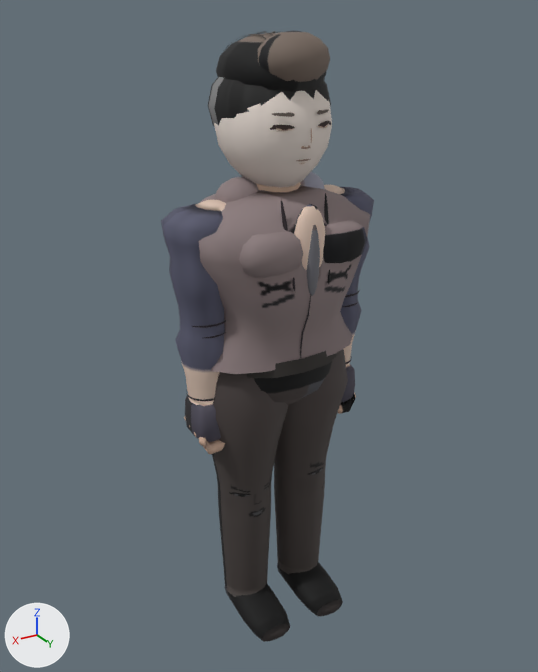
The glTF model assets/models/sainjin_a.glb: old version first, new version second.
Before and after are seen from a 50 mm lens placed at (1.165, 1.917, 1.985), pointed at (0.007, -0.014, 1.02). Every picture has the same lights, and +X, +Y and +Z are marked at lower left. The first picture is the older version. Vertices at exactly the same position are counted once.

Objects in the first picture: 'Body'.
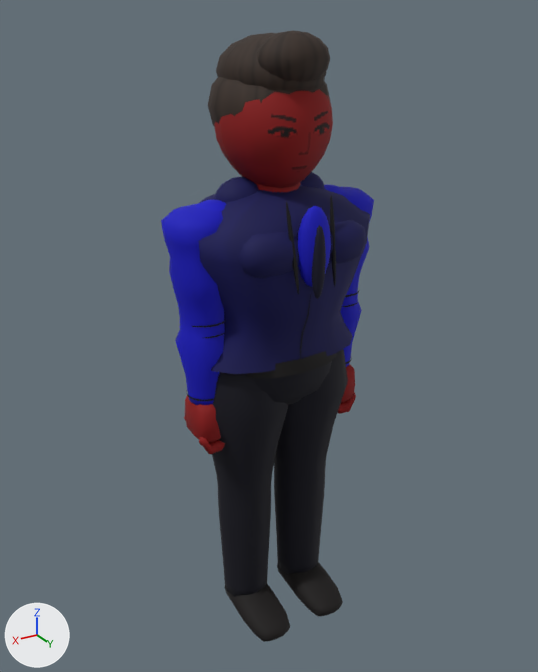
Boxes [x1, y1, x2, y2] around the edits, measured in the pictures (538 x 672 px; the box of a moved part takes in the faces that stretch with it):
```json
{"part": 1, "of": "me_mesh_0", "change": "moved or reshaped", "before": [324, 193, 330, 284], "after": [330, 196, 336, 287]}
{"part": 2, "of": "me_mesh_0", "change": "moved or reshaped", "before": [281, 200, 295, 291], "after": [286, 201, 299, 294]}
{"part": 3, "of": "me_mesh_0", "change": "deleted", "before": [270, 110, 331, 164]}
{"part": 4, "of": "me_mesh_0", "change": "moved or reshaped", "before": [214, 31, 332, 315], "after": [215, 89, 333, 315]}
{"part": 5, "of": "me_mesh_0", "change": "surface changed", "before": [161, 30, 374, 642], "after": [161, 30, 374, 642], "on screen": "darker"}
```

Edits to the scene script, one JSON object a line:
```json
{"block": "me_mesh_0", "where": "# used by ob_body; location = (0.0, 0.0, 0.0)"}
{"op": "remove", "block": "me_mesh_0", "code": "me_mesh_0.from_pydata(...)  # 4553 vertices, 8226 faces; spans x -0.36..0.36, y -0.22..0.24, z -0.03..1.95"}
{"op": "add", "block": "me_mesh_0", "code": "me_mesh_0.from_pydata(...)  # 3813 vertices, 7110 faces; spans x -0.36..0.36, y -0.22..0.26, z -0.03..1.95"}
{"block": "me_mesh_0", "change": "me_mesh_0 part 1: the loose piece of 72 vertices spanning x -0.08..-0.06, y 0.16..0.22, z 1.25..1.52 is moved by (0.0, 0.03, 0.0)"}
{"block": "me_mesh_0", "change": "me_mesh_0 part 2: the loose piece of 72 vertices spanning x 0.06..0.08, y 0.16..0.22, z 1.25..1.52 is moved by (0.0, 0.03, 0.0)"}
{"block": "me_mesh_0", "change": "me_mesh_0 part 3: 15 loose pieces with 645 vertices, spanning x -0.1..0.1, y 0.15..0.18, z 1.6..1.75, are deleted"}
{"block": "me_mesh_0", "change": "me_mesh_0 part 4: 160 vertices moved from x -0.14..0.14, y -0.14..0.23, z 1.23..1.81 to x -0.14..0.14, y -0.14..0.26, z 1.23..1.81; 457 vertices removed from x -0.16..0.16, y -0.18..0.23, z 1.23..1.94; 362 vertices added at x -0.17..0.17, y -0.17..0.25, z 1.23..1.88"}
{"block": "me_mesh_0", "change": "me_mesh_0 part 5: 5969 kept faces spanning x -0.36..0.36, y -0.22..0.26, z -0.03..1.95 get new texture (UV) coordinates"}
{"block": "me_mesh_0", "change": "other edits to the shape of me_mesh_0 do not show in these pictures"}
```
